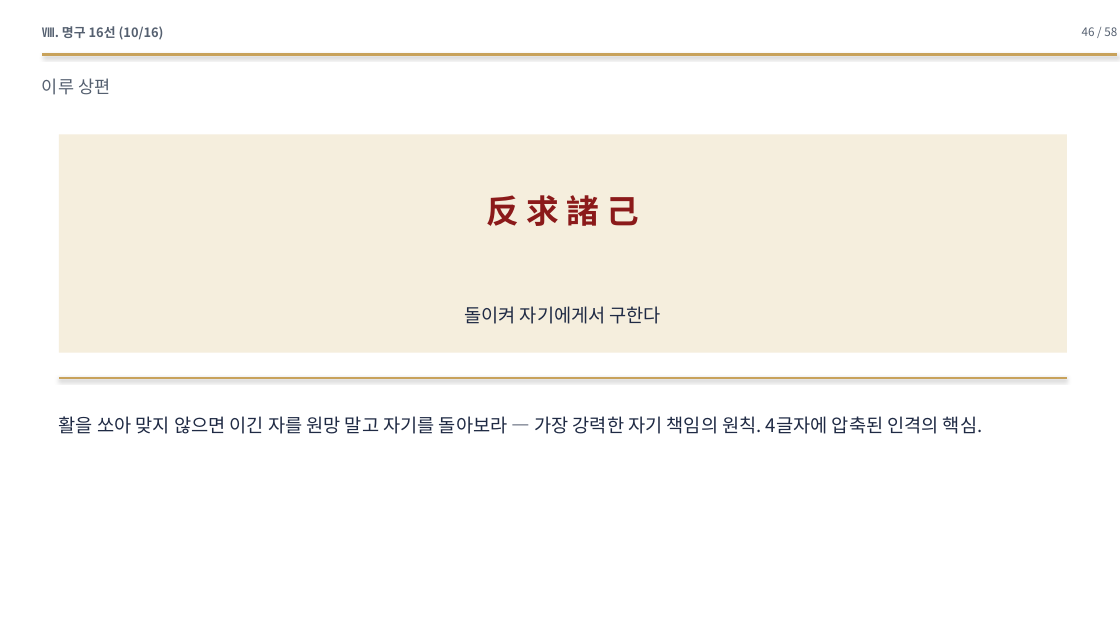
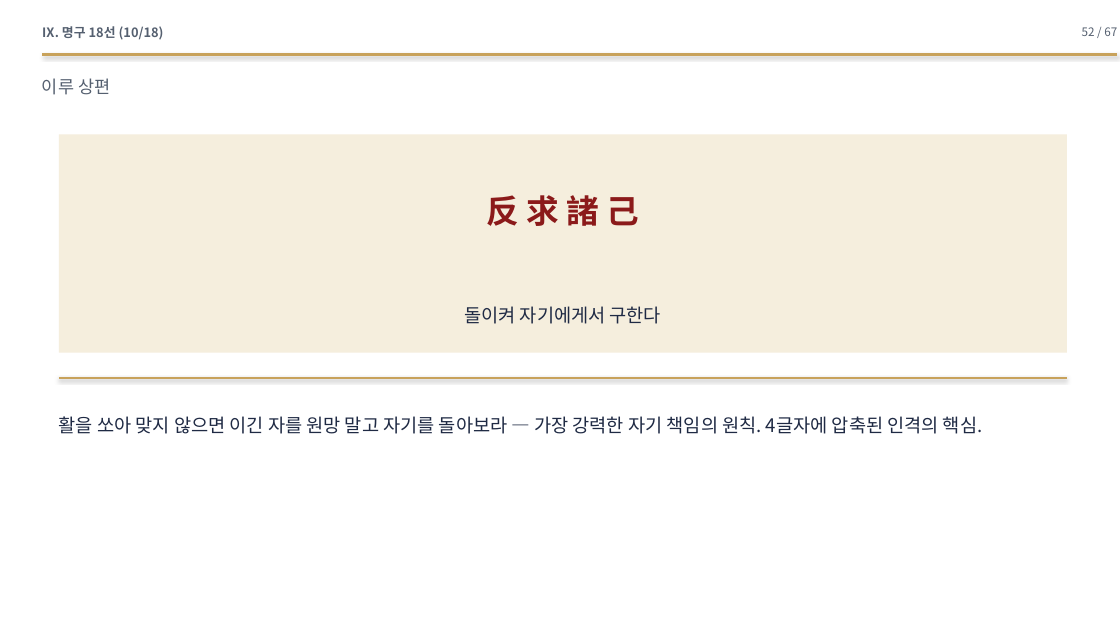
Before and after one commit to hpark1947/Oriental-Classics2, a slide deck: slide 52 of 발표자료/맹자_발표자료.pptx (slide 46 before the commit). Drawn at 1120x630 pixels with LibreOffice and Linux fonts; fonts in the diff are those of the drawing. Boxes give left, top, right and bottom in pixels: in the first picture for what was removed or moved away, otherwise in the second. Text is boxed around its words. In the diff, an @@ line names an element or a change of style, - is before the commit and + after.

```diff
--- a/발표자료/맹자_발표자료.pptx
+++ b/발표자료/맹자_발표자료.pptx
@@ text at (42, 26, 164, 40): text changed @@
-Ⅷ. 명구 16선 (10/16)
+Ⅸ. 명구 18선 (10/18)
@@ text at (1082, 27, 1117, 36): text changed @@
-46 / 58
+52 / 67
```
Also in this commit, not shown: 55 other slides changed, 9 slides added, 1 other file.
